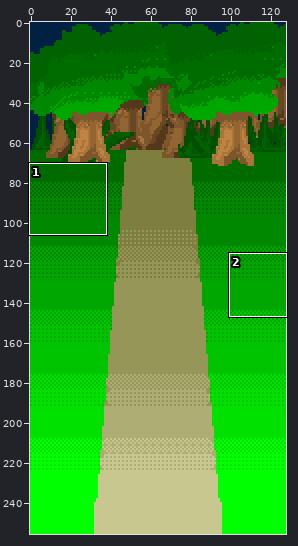
One commit to this sprite sheet: app/src/main/res/drawable/background.png. The picture above shows the old version from afar; the outline marks the close-up.
Close-up. Old version:
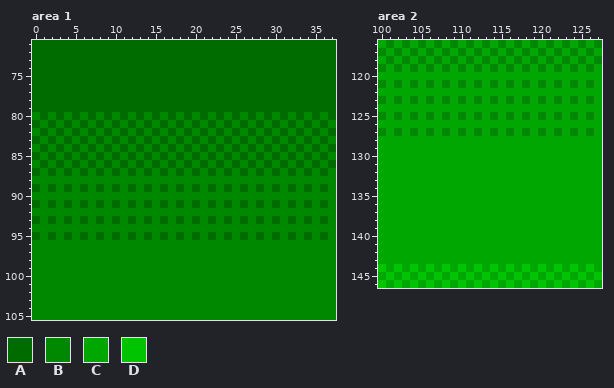
The file is 128x256 pixels. Shown: area 1: x 0..37, y 71..105; area 2: x 100..127, y 116..146.
Palette (. is transparent): A #006c00  B #008900  C #00a700  D #00c400
Pixels before, area 1, first column x 0:
 71 AAAAAAAAAAAAAAAAAAAAAAAAAAAAAAAAAAAAAA
 72 AAAAAAAAAAAAAAAAAAAAAAAAAAAAAAAAAAAAAA
 73 AAAAAAAAAAAAAAAAAAAAAAAAAAAAAAAAAAAAAA
 74 AAAAAAAAAAAAAAAAAAAAAAAAAAAAAAAAAAAAAA
 75 AAAAAAAAAAAAAAAAAAAAAAAAAAAAAAAAAAAAAA
 76 AAAAAAAAAAAAAAAAAAAAAAAAAAAAAAAAAAAAAA
 77 AAAAAAAAAAAAAAAAAAAAAAAAAAAAAAAAAAAAAA
 78 AAAAAAAAAAAAAAAAAAAAAAAAAAAAAAAAAAAAAA
 79 AAAAAAAAAAAAAAAAAAAAAAAAAAAAAAAAAAAAAA
 80 BABABABABABABABABABABABABABABABABABABA
 81 ABABABABABABABABABABABABABABABABABABAB
 82 BABABABABABABABABABABABABABABABABABABA
 83 ABABABABABABABABABABABABABABABABABABAB
 84 BABABABABABABABABABABABABABABABABABABA
 85 ABABABABABABABABABABABABABABABABABABAB
 86 BABABABABABABABABABABABABABABABABABABA
 87 ABABABABABABABABABABABABABABABABABABAB
 88 BBBBBBBBBBBBBBBBBBBBBBBBBBBBBBBBBBBBBB
 89 ABABABABABABABABABABABABABABABABABABAB
 90 BBBBBBBBBBBBBBBBBBBBBBBBBBBBBBBBBBBBBB
 91 ABABABABABABABABABABABABABABABABABABAB
 92 BBBBBBBBBBBBBBBBBBBBBBBBBBBBBBBBBBBBBB
 93 ABABABABABABABABABABABABABABABABABABAB
 94 BBBBBBBBBBBBBBBBBBBBBBBBBBBBBBBBBBBBBB
 95 ABABABABABABABABABABABABABABABABABABAB
 96 BBBBBBBBBBBBBBBBBBBBBBBBBBBBBBBBBBBBBB
 97 BBBBBBBBBBBBBBBBBBBBBBBBBBBBBBBBBBBBBB
 98 BBBBBBBBBBBBBBBBBBBBBBBBBBBBBBBBBBBBBB
 99 BBBBBBBBBBBBBBBBBBBBBBBBBBBBBBBBBBBBBB
100 BBBBBBBBBBBBBBBBBBBBBBBBBBBBBBBBBBBBBB
101 BBBBBBBBBBBBBBBBBBBBBBBBBBBBBBBBBBBBBB
102 BBBBBBBBBBBBBBBBBBBBBBBBBBBBBBBBBBBBBB
103 BBBBBBBBBBBBBBBBBBBBBBBBBBBBBBBBBBBBBB
104 BBBBBBBBBBBBBBBBBBBBBBBBBBBBBBBBBBBBBB
105 BBBBBBBBBBBBBBBBBBBBBBBBBBBBBBBBBBBBBB
Pixels before, area 2, first column x 100:
116 CBCBCBCBCBCBCBCBCBCBCBCBCBCB
117 BCBCBCBCBCBCBCBCBCBCBCBCBCBC
118 CBCBCBCBCBCBCBCBCBCBCBCBCBCB
119 BCBCBCBCBCBCBCBCBCBCBCBCBCBC
120 CCCCCCCCCCCCCCCCCCCCCCCCCCCC
121 BCBCBCBCBCBCBCBCBCBCBCBCBCBC
122 CCCCCCCCCCCCCCCCCCCCCCCCCCCC
123 BCBCBCBCBCBCBCBCBCBCBCBCBCBC
124 CCCCCCCCCCCCCCCCCCCCCCCCCCCC
125 BCBCBCBCBCBCBCBCBCBCBCBCBCBC
126 CCCCCCCCCCCCCCCCCCCCCCCCCCCC
127 BCBCBCBCBCBCBCBCBCBCBCBCBCBC
128 CCCCCCCCCCCCCCCCCCCCCCCCCCCC
129 CCCCCCCCCCCCCCCCCCCCCCCCCCCC
130 CCCCCCCCCCCCCCCCCCCCCCCCCCCC
131 CCCCCCCCCCCCCCCCCCCCCCCCCCCC
132 CCCCCCCCCCCCCCCCCCCCCCCCCCCC
133 CCCCCCCCCCCCCCCCCCCCCCCCCCCC
134 CCCCCCCCCCCCCCCCCCCCCCCCCCCC
135 CCCCCCCCCCCCCCCCCCCCCCCCCCCC
136 CCCCCCCCCCCCCCCCCCCCCCCCCCCC
137 CCCCCCCCCCCCCCCCCCCCCCCCCCCC
138 CCCCCCCCCCCCCCCCCCCCCCCCCCCC
139 CCCCCCCCCCCCCCCCCCCCCCCCCCCC
140 CCCCCCCCCCCCCCCCCCCCCCCCCCCC
141 CCCCCCCCCCCCCCCCCCCCCCCCCCCC
142 CCCCCCCCCCCCCCCCCCCCCCCCCCCC
143 CCCCCCCCCCCCCCCCCCCCCCCCCCCC
144 DCDCDCDCDCDCDCDCDCDCDCDCDCDC
145 CDCDCDCDCDCDCDCDCDCDCDCDCDCD
146 DCDCDCDCDCDCDCDCDCDCDCDCDCDC
The result:
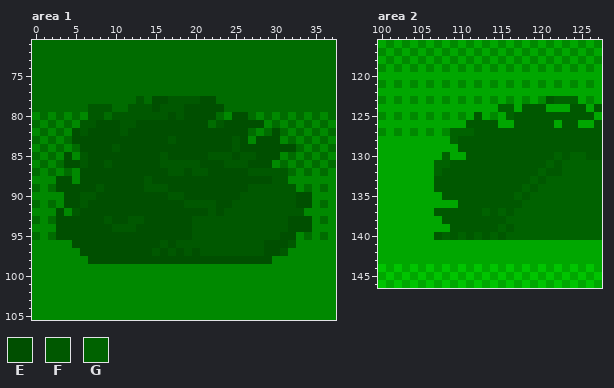
Colours new in this view: E #004f00  F #005800  G #006200
Change:
Changed rows in their new state; - is an unchanged pixel.
Area 1:
first column x 3:
 78 ----------F-EEFFFFEE------------
 79 ----FFF--FFFEFFFEEEEE-----------
 80 ----FF-FFFFFFFEFEEEE--EE--------
 81 ---FFEEEFFEEEEEEEEE-FEEEEE------
 82 --EFEEEEFEEEEEEEEEEEEEEE---E----
 83 --EEEEEEEEEEEEFEEEEEEEFE-EEE----
 84 ---EEEEFEEEEEEEEEEEEEEFEEEEEEE--
 85 -E-FEEEEEEEEEFEEEEEFFFEFFEEE----
 86 -EEFEEFEEEEEEFFFFFEEEFFFEEE-----
 87 ---EEEEEEEEEEEFFEFFEEEEEFFFFF---
 88 EE-EEEEEEEEFEEEEEEEEEEEEEEEFF---
 89 EEEEEFEEEEEFFFEEEEEEEEEEFFFFFF--
 90 -EEFFEEEEEEEEEFFEEEEEEEFFFFFFFEE
 91 -EEFEEEEEEEEEEEEFFFFEEFFFFFFFFEE
 92 E-FEEEEEEEEEEEEEEEEFEFFFFFFFFFF-
 93 EEEEEEFEEFFEEEEEEFFFFFFFFFFFFEEE
 94 EEEEEEEFFFEEEEEEEFFFFFFFFFFFFEEE
 95 EEEEEEEEEEEEEEEEEFFFFFFFFFFFEE--
 96 --EEEEEEEEEEEFEFFFFFFFFFFFEEEF--
 97 ---EEEEEEEEEFEFEFEFFFFFFFFEEF---
 98 ----EEEEEEEEEEEEEEEEEEEEEEE-----
Area 2:
first column x 107:
123 --------------FGGG---
124 --------GG-FFF---FF-F
125 -----F---GFFFFFFFFFF-
126 ----FFFF--FFFFF-FF--F
127 --GGGFFFFFFFFFFFFFFFF
128 --GFFFFFFFFFFFFFFFFFF
129 ---FFFFFFFFFFFFFFFFFF
130 -G--FFFFFFFFFFFGFGGFF
131 GGFFFFFFFFFFFFGFGGGGG
132 GFFFFFFFFFFFFGFFGGGGG
133 FFFFFFFFFFFFGFGGGGGGG
134 FFFFFFFFFFFGFGGGGGGGG
135 -FFFFFFFFFGFGGGGGGGGG
136 ---FFFFFFFFGGGGGGGGGG
137 FFFFFFGFGFGGGGGGGGGGG
138 -FFFFFFFFGGGGGGGGGGGG
139 --FFFFFFGFGGGGGGGGGGG
140 FGFGFGFGFGGGGGGGGGGGG
Changed places in both close-ups, as pixel boxes (x1, y1, x2, y2):
changed: (56, 96, 312, 264)
changed: (434, 96, 602, 240)
